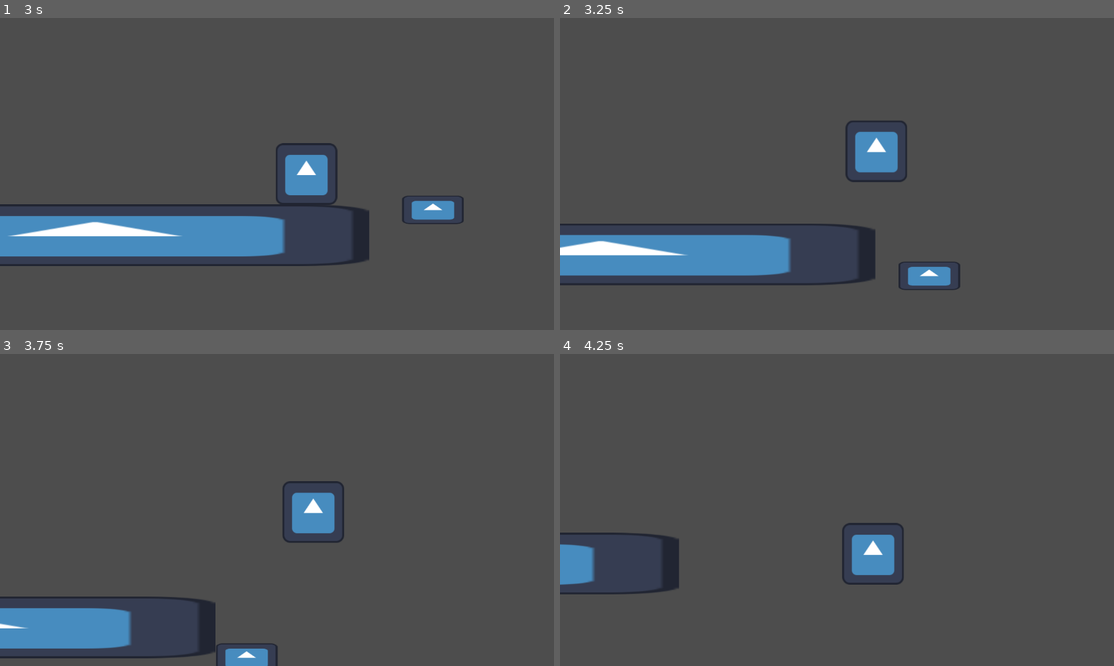
Above: before the commit, frames 1-4 (two rows, left to right).
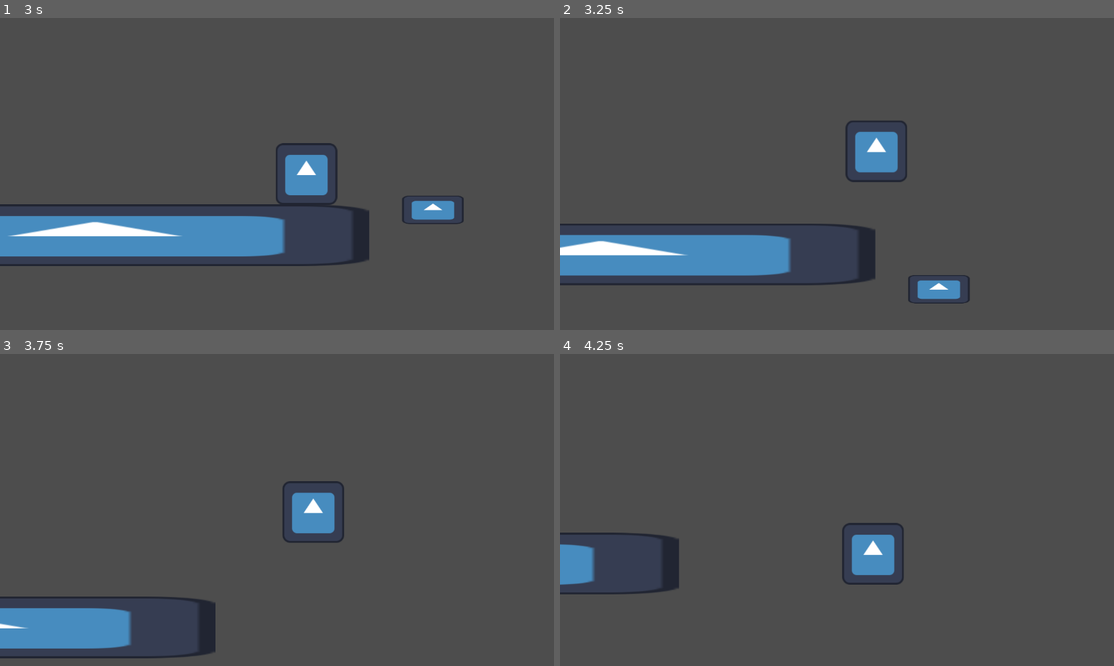
Above: after the commit, the same moments.

Repository: dzfrias/gladiator
Game: Godot game, scene res://scenes/test_scene.tscn
Same seed, same stepped clock (60 frames per second), same inputs: the game is played once before the commit and once after it. The engine's default icon, where the game draws it, is replaced by a stand-in: a white triangle on a blue panel in a dark square.
Inputs (mouse positions are in pixels of both pictures, inside the frame that each line leads up to):
- Up to frame 1 (3 s): move the mouse to (398, 158) at 0.52 s; press the mouse at (398, 158) at 0.53 s; hold D (right) 0.53-2.03 s; tap Space (jump) at 0.77, 1.52 s; move the mouse to (166, 189) at 1.27 s; release the mouse at (166, 189) at 1.28 s; tap E (roll) at 1.35, 2.85 s; move the mouse to (332, 105) at 2.02 s; press the mouse at (332, 105) at 2.03 s; hold A (left) 2.03-2.78 s; move the mouse to (249, 236) at 2.77 s; release the mouse at (249, 236) at 2.78 s; hold D (right) from 2.78 s (still down)
- Up to frame 2 (3.25 s): keep holding D (right); tap Space (jump) at 3.02 s
- Up to frame 3 (3.75 s): keep holding D (right); move the mouse to (443, 556) at 3.52 s; press the mouse at (443, 556) at 3.53 s
- Up to frame 4 (4.25 s): keep holding D (right); tap Space (jump) at 3.77 s

Frame 1 is identical in both runs. In frame 2, 1.0% of the frame differs, in the area x 61-75%, y 78-92%; in frame 3, 0.5%; in frame 4, nothing differs.
Error before the commit: Assertion failed. (res://scripts/wolf.gd:73)

Commit message:
Fix some wolf-related assertion crashes

Diff:
--- a/scripts/wolf.gd
+++ b/scripts/wolf.gd
@@ -48,12 +48,15 @@
 
 func _on_detection_zone_body_entered(body: Node2D) -> void:
 	if body is Player:
-		_state = State.TRACKING
+		if _state == State.IDLE:
+			_state = State.TRACKING
 		_tracking = body
 
 func _on_detection_zone_body_exited(body: Node2D) -> void:
 	if body is Player:
 		_tracking = null
+		if _state == State.TRACKING:
+			_state = State.IDLE
 
 func _on_health_damage_taken(_amount: float) -> void:
 	print("Wolf damage taken")
